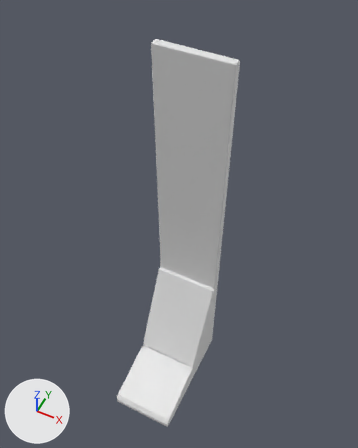
Two versions of the FBX model Assets/Models/colomn_Tall.fbx, one commit apart.
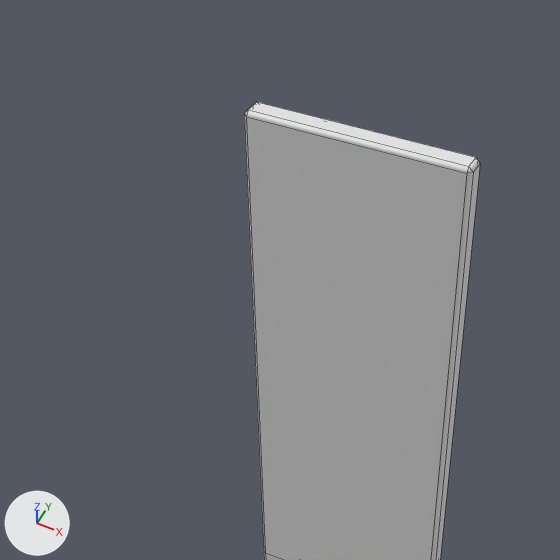
There are two pictures of each version: one whole from a 50 mm lens placed at (5.02, -8.88, 16.91), pointed at (0.99, -0.81, 6.82), one close up on the part from 16% to 75% of the width and 0% to 47% of the height. Lighting does not change. The marker at lower left points along +X, +Y and +Z. The close-ups show mesh edges as thin lines. Where no turn or scale is listed for an object, it has been applied to the vertices. Vertices at the same position are counted once.

The older version as bpy lines, for what is in view:
```python
me_plane_087 = bpy.data.meshes.new('Plane.087')
me_plane_087.from_pydata(...)  # 111 vertices, 115 faces; spans x 0.0..2.0, y -3.68..0.0, z 0.0..11.58
me_plane_087.materials.append(mat_material_001)  # its picture is missing
ob_plane_008 = bpy.data.objects.new('Plane.008', me_plane_087)
ob_plane_008.location = (0.0, 0.0, 0.0)
```
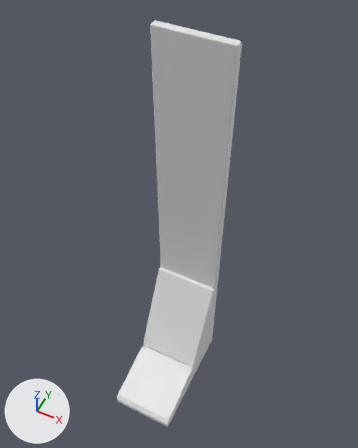
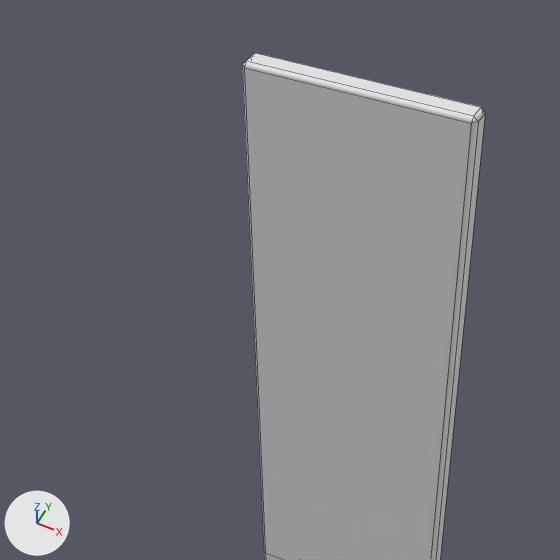
Where the newer file only moved an object's origin or applied its transform, the numbers keep the older frame.

Where the change shows, as pixel boxes (x1, y1, x2, y2) in the close-ups (560 x 560 px):
'Plane.008', reshaped
    before: (244, 102, 480, 560)
    after: (242, 53, 485, 560)

The change, as a diff of the scene's bpy script:
```diff
--- a/Assets/Models/colomn_Tall.fbx.py
+++ b/Assets/Models/colomn_Tall.fbx.py
@@ me_plane_087 @@
 me_plane_087.from_pydata(...)  # 111 vertices, 115 faces; spans x 0.0..2.0, y -3.68..0.0, z 0.0..11.58
 # used by ob_plane_008; location = (0.0, 0.0, 0.0)
+# me_plane_087 part 1: all 12 vertices in x 0.0..2.0, y -0.22..0.0, z 11.54..11.58 are moved by (0.0, 0.0, 0.41)
 me_plane_087.materials.append(mat_material_001)
```
